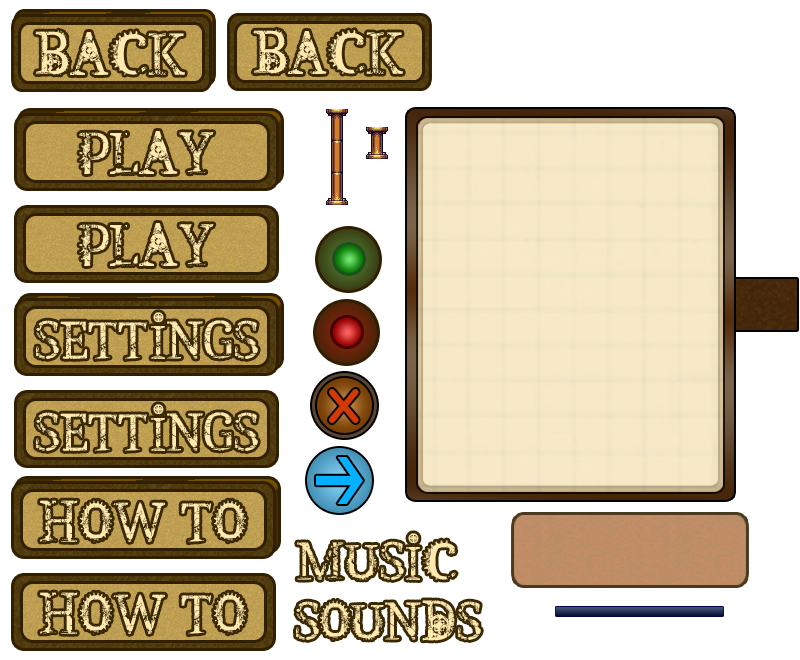
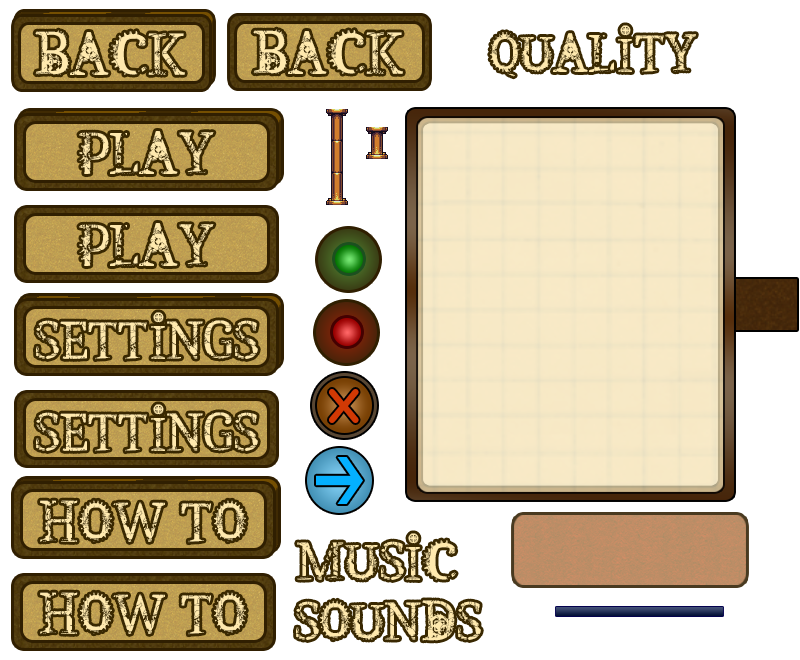
Layered file, before and after one edit (800 x 660). Changes by layer:
added layer "Music copy" in group "settings panel" over [490, 25, 696, 77]
